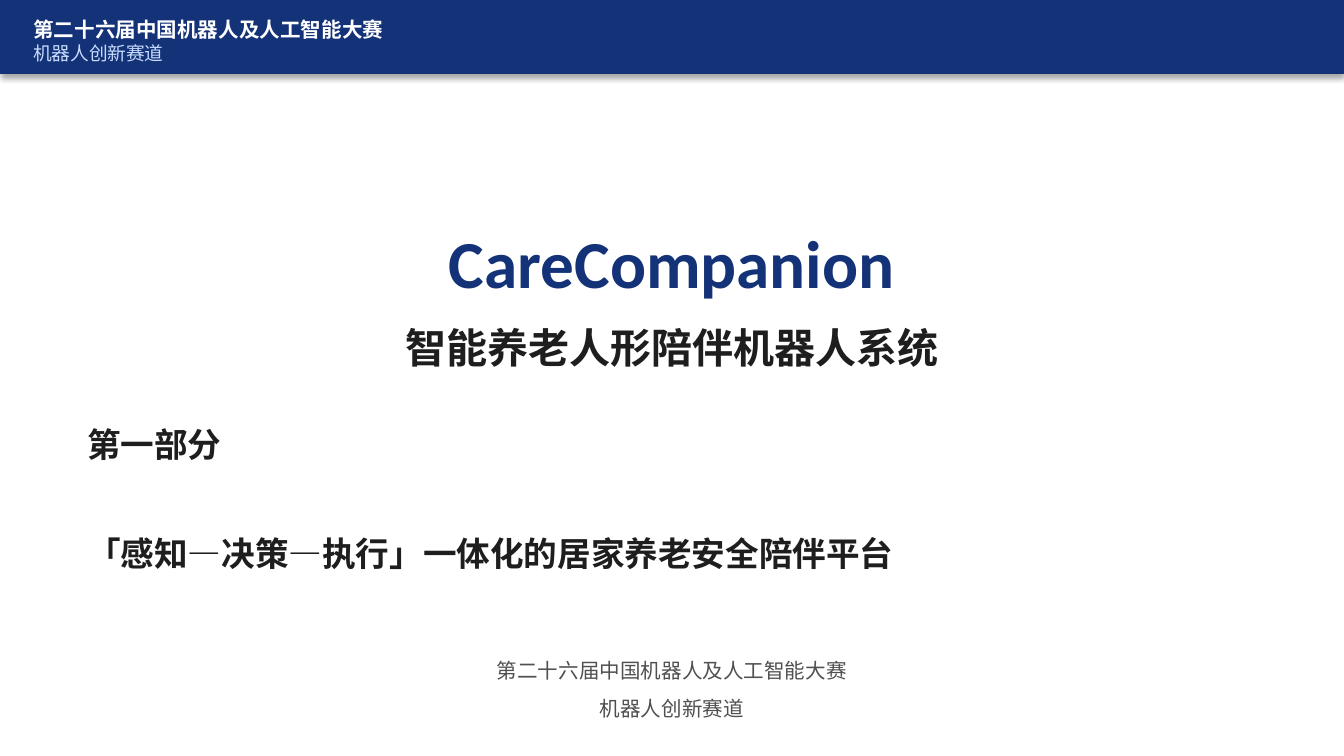
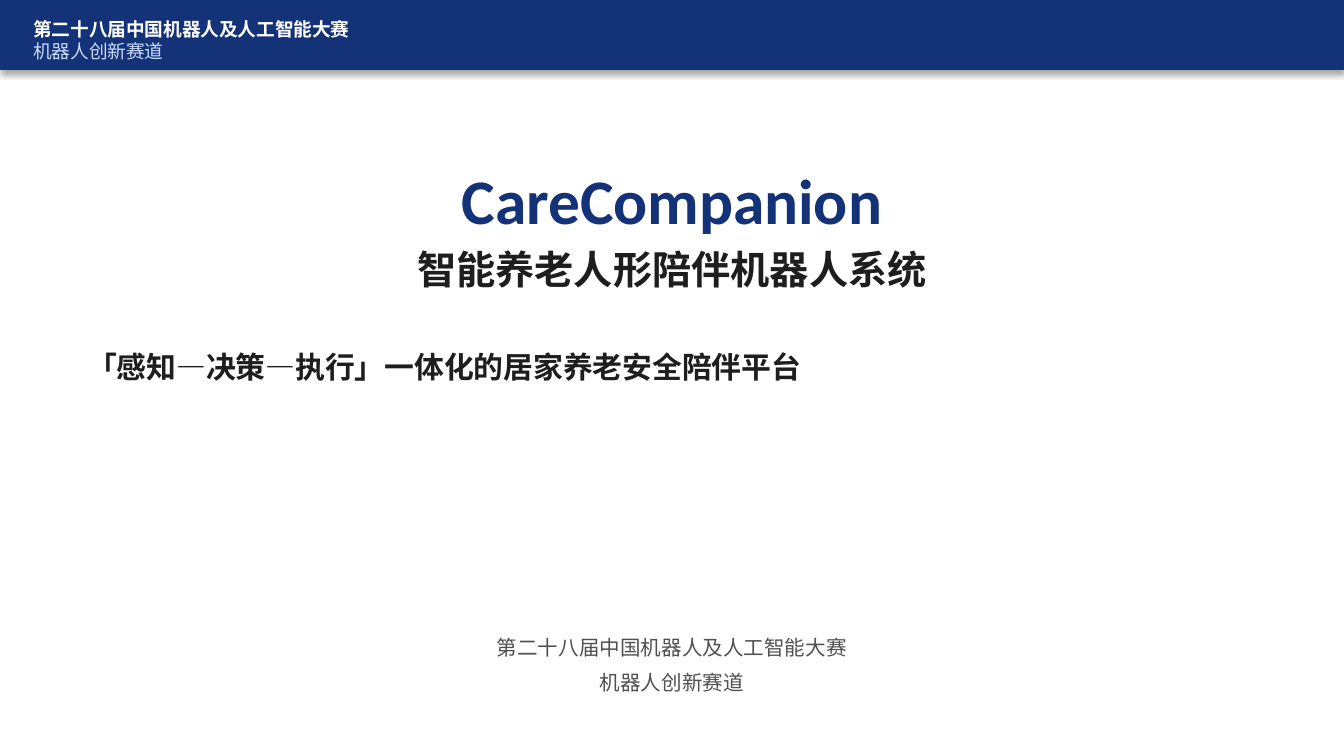
Before and after one commit to FBB123571/ElderCare-Humanoid-Platform, a slide deck: slide 1 of docs/答辩_CareCompanion.pptx. Drawn at 1344x756 pixels with LibreOffice and Linux fonts; fonts in the diff are those of the drawing. Boxes give left, top, right and bottom in pixels: in the first picture for what was removed or moved away, otherwise in the second. Text is boxed around its words. In the diff, an @@ line names an element or a change of style, - is before the commit and + after.

Commit message:
fix(docs): finalize 16:9 PPT layout and 28th competition edition
Compute screenshot placement from actual 10×5.625 slide size, center
images with frame, and update header to the 28th national competition.

```diff
--- a/docs/答辩_CareCompanion.pptx
+++ b/docs/答辩_CareCompanion.pptx
@@ rectangle resized from (x1=0, y1=0, x2=1344, y2=74) to (x1=0, y1=0, x2=1344, y2=70) @@
@@ text at (x1=33, y1=20, x2=349, y2=38): text changed; size 11 to 10 pt @@
-第二十六届中国机器人及人工智能大赛
+第二十八届中国机器人及人工智能大赛
@@ text "CareCompanion" moved from (x1=449, y1=241, x2=895, y2=299) to (x1=462, y1=179, x2=882, y2=234) @@
@@ text "CareCompanion" at (x1=462, y1=179, x2=882, y2=234): size 36 to 34 pt @@
@@ text "智能养老人形陪伴机器人系统" moved from (x1=406, y1=328, x2=939, y2=367) to (x1=417, y1=250, x2=927, y2=288) @@
@@ text "智能养老人形陪伴机器人系统" at (x1=417, y1=250, x2=927, y2=288): size 22 to 21 pt @@
@@ text at (x1=87, y1=352, x2=801, y2=381): text changed; size 18 to 16 pt @@
-第一部分
-「感知—决策—执行」一体化的居家养老安全陪伴平台
+「感知—决策—执行」一体化的居家养老安全陪伴平台
@@ text at (x1=497, y1=637, x2=847, y2=657): text changed @@
-第二十六届中国机器人及人工智能大赛
+第二十八届中国机器人及人工智能大赛
@@ text "机器人创新赛道" moved from (x1=600, y1=698, x2=744, y2=718) to (x1=600, y1=672, x2=744, y2=692) @@
```
Also in this commit, not shown: 25 other slides changed, 1 other file.
